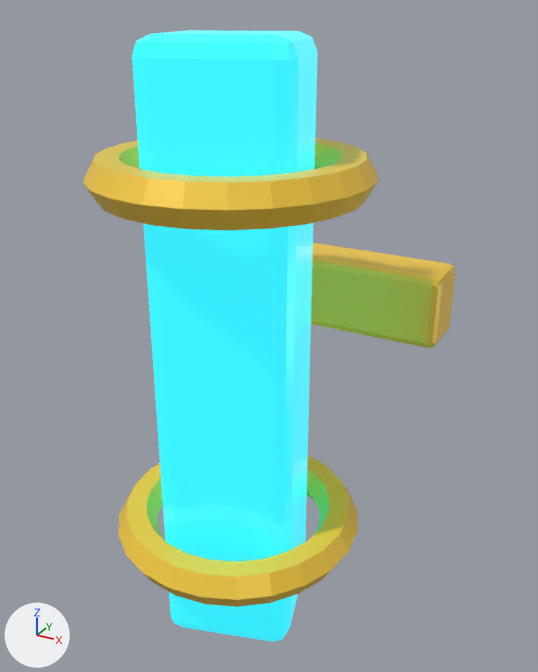
An edit to the glTF model assets/models/items/item-steel-pipe/item-steel-pipe_variant_d.glb, drawn before and after from the same camera.
One viewpoint serves both versions: a 50 mm camera at (0.419, -0.68, 0.681) aimed at (0.007, 0.07, 0.307). Lighting does not change. The marker at lower left points along +X, +Y and +Z. The picture after the commit comes second. Objects named as collision shapes, trigger or cutter boxes, shadow casters or lower levels of detail are left out. Where no turn or scale is listed for an object, it has been applied to the vertices.

Objects in the first picture: 'Long component', 'Machined collar', 'Machined collar.001', 'Variant modular rail'.
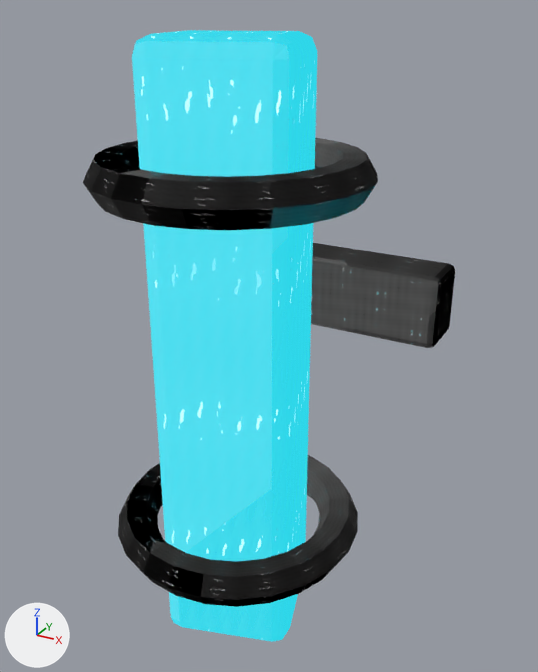
The newer file is also turned or shifted as a whole; pictures and numbers use the older file's frame.

Changed parts and their boxes (x1, y1, x2, y2) in the pictures (538 x 672 px):
'Long component', surface changed: (132, 30, 317, 642) in both
'Machined collar', surface changed (yellow to black): (83, 138, 378, 230) in both
'Machined collar.001', surface changed (yellow to black): (118, 455, 358, 607) in both
'Variant modular rail', surface changed (darker): (311, 243, 455, 348) in both

Diff of the bpy script that builds the scene:
```diff
--- a/assets/models/items/item-steel-pipe/item-steel-pipe_variant_d.glb.py
+++ b/assets/models/items/item-steel-pipe/item-steel-pipe_variant_d.glb.py
@@ img_metal_roughness @@
+img_metal_roughness = load_image('metal_roughness', '_unpacked/metal_roughness', 256, 256, 'Non-Color')
@@ img_metal_height @@
+img_metal_height = load_image('metal_height', '_unpacked/metal_height', 256, 256, 'Non-Color')
@@ img_metal_albedo @@
+img_metal_albedo = load_image('metal_albedo', '_unpacked/metal_albedo', 256, 256, 'sRGB')
@@ img_glass_albedo @@
+img_glass_albedo = load_image('glass_albedo', '_unpacked/glass_albedo', 256, 256, 'sRGB')
@@ img_glass_height @@
+img_glass_height = load_image('glass_height', '_unpacked/glass_height', 256, 256, 'Non-Color')
@@ img_glass_roughness @@
+img_glass_roughness = load_image('glass_roughness', '_unpacked/glass_roughness', 256, 256, 'Non-Color')
@@ mat_item_cyan_emission @@
 mat_item_cyan_emission = bpy.data.materials.new('Item cyan emission')
-# nodes: BsdfPrincipled, OutputMaterial
-# colours: cyan #27b8c8, cyan #2fd6e9
+# nodes: BsdfPrincipled, Math, NormalMap, OutputMaterial, SeparateColor, TexImage x3
+# colours: cyan #2fd6e9
+# uses the picture img_glass_albedo
+# uses the picture img_glass_height
+# uses the picture img_glass_roughness
@@ mat_item_safety_yellow @@
 mat_item_safety_yellow = bpy.data.materials.new('Item safety yellow')
-# nodes: BsdfPrincipled, OutputMaterial
-# colours: yellow #ffd345
+# nodes: BsdfPrincipled, Math, NormalMap, OutputMaterial, SeparateColor, TexImage x3
+# uses the picture img_metal_albedo
+# uses the picture img_metal_height
+# uses the picture img_metal_roughness
@@ mat_item_safety_yellow_001 @@
 mat_item_safety_yellow_001 = bpy.data.materials.new('Item safety yellow.001')
-# nodes: BsdfPrincipled, OutputMaterial
-# colours: yellow #ffd345
+# nodes: BsdfPrincipled, Math, NormalMap, OutputMaterial, SeparateColor, TexImage x3
+# uses the picture img_metal_albedo
+# uses the picture img_metal_height
+# uses the picture img_metal_roughness
```
